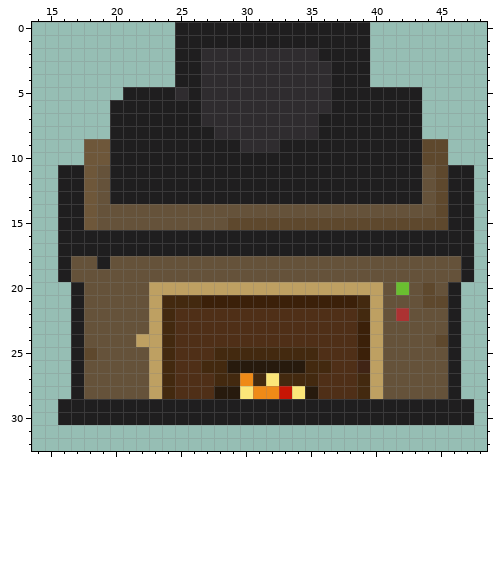
Edited in one commit: pixel-art sprite (UnityProject/Assets/_Art/AnimElements/FireplaceEmpty3.png). Above: the version before the commit.
The file is 55x46 pixels. Colours within 5 levels of each other are drawn and written as one. Shown: x 14..48, y 0..32.
And afterwards:
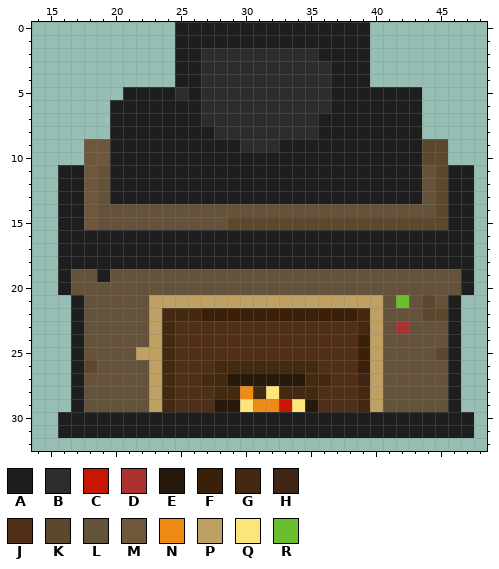
Palette (. is transparent): A #1f1e1f  B #2f2c2f  C #c81504  D #ac3232  E #271a0d  F #3b2009  G #43290f  H #402415  J #4f2f17  K #5e482d  L #65523a  M #6e573a  N #ef8a17  P #bea062  Q #fce679  R #6abe30
From old to new:
@@ x 14..48 @@
 17 ..AAAAAAAAAAAAAAAAAAAAAAAAAAAAAAAA.
-18 ..ALLALLLLLLLLLLLLLLLLLLLLLLLLLLLA.
-19 ..ALLLLLLLLLLLLLLLLLLLLLLLLLLLLLLA.
-20 ...ALLLLLPPPPPPPPPPPPPPPPPPLRLKLA..
-21 ...ALLLLLPGGGFFFFFFFFFFFFGPLLLKKA..
-22 ...ALLLLLPGJJJJJJJJJJJJJJGPLDLLLA..
-23 ...ALLLLLPGJJJJJJJJJJJJJJFPLLLLLA..
-24 ...ALLLLPPGJJJJJJJJJJJJJJFPLLLLKA..
-25 ...AKLLLLPGJJJGGGGGGGGJJJFPLLLLLA..
-26 ...ALLLLLPGJJGGEEEEEEGGJJHPLLLLLA..
-27 ...ALLLLLPGJJJGGNGQGGGJJJGPLLLLLA..
-28 ...ALLLLLPGJJJEEQNNCQEJJJGPLLLLLA..
-29 ..AAAAAAAAAAAAAAAAAAAAAAAAAAAAAAAA.
+18 ..AAAAAAAAAAAAAAAAAAAAAAAAAAAAAAAA.
+19 ..ALLALLLLLLLLLLLLLLLLLLLLLLLLLLLA.
+20 ..ALLLLLLLLLLLLLLLLLLLLLLLLLLLLLLA.
+21 ...ALLLLLPPPPPPPPPPPPPPPPPPLRLKLA..
+22 ...ALLLLLPGGGFFFFFFFFFFFFGPLLLKKA..
+23 ...ALLLLLPGJJJJJJJJJJJJJJGPLDLLLA..
+24 ...ALLLLLPGJJJJJJJJJJJJJJFPLLLLLA..
+25 ...ALLLLPPGJJJJJJJJJJJJJJFPLLLLKA..
+26 ...AKLLLLPGJJJGGGGGGGGJJJFPLLLLLA..
+27 ...ALLLLLPGJJGGEEEEEEGGJJHPLLLLLA..
+28 ...ALLLLLPGJJJGGNGQGGGJJJGPLLLLLA..
+29 ...ALLLLLPGJJJEEQNNCQEJJJGPLLLLLA..
 30 ..AAAAAAAAAAAAAAAAAAAAAAAAAAAAAAAA.
-31 ...................................
+31 ..AAAAAAAAAAAAAAAAAAAAAAAAAAAAAAAA.
 32 ...................................
Changed places in both pictures, as pixel boxes (x1, y1, x2, y2):
changed: (58, 256, 474, 438)
